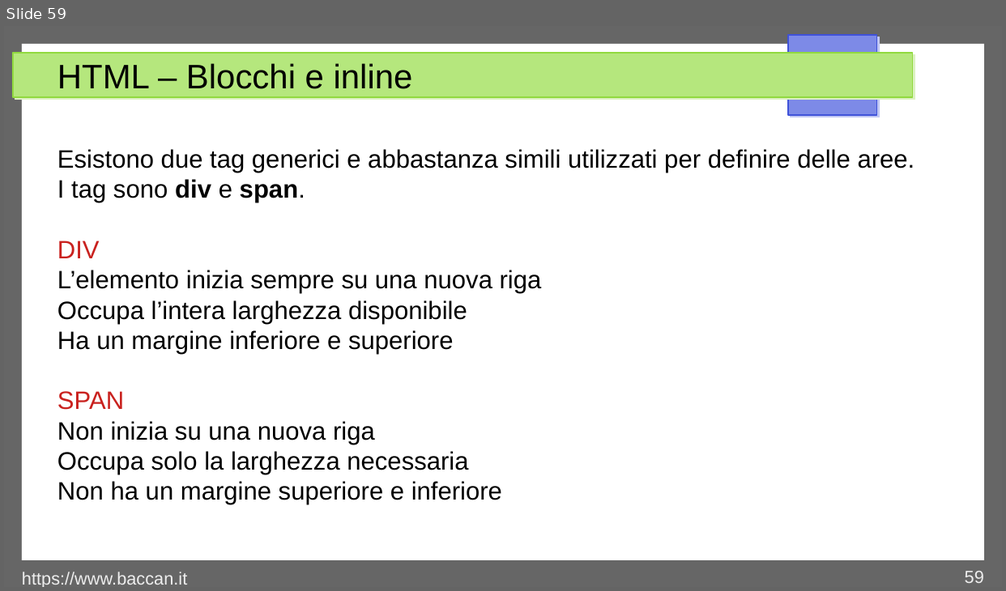
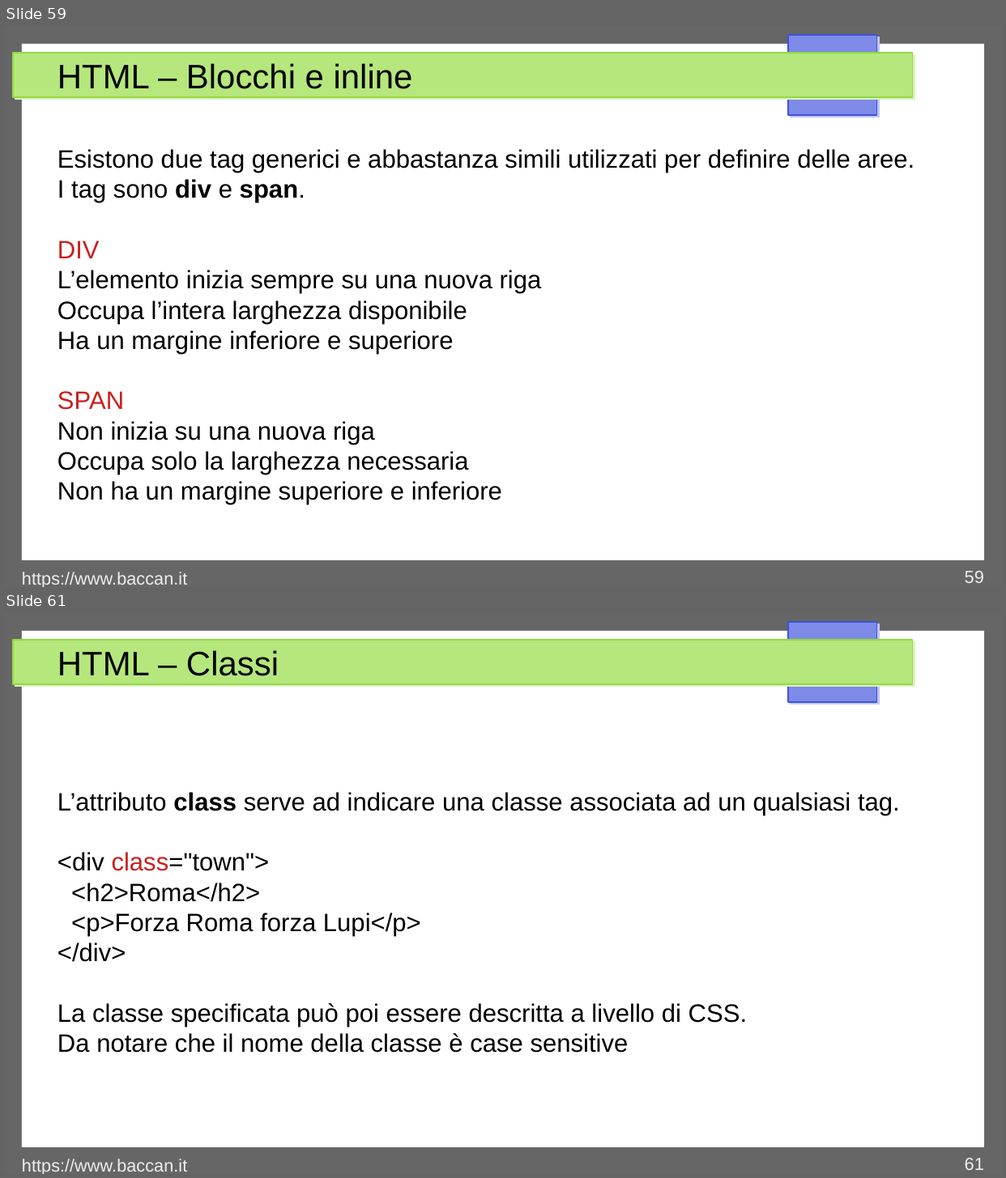
Before and after one commit to matteobaccan/CorsoHTML, a slide deck: Chapter_html.odp. Shown one above the other, each under a label of ours: slide 59 before the commit, slides 59 and 61 after it; the slides between them are not shown. The pictures are 1006x591 and 1006x1178 pixels, drawn with LibreOffice and Linux fonts; fonts in the diff are those of the drawing. Boxes give left, top, right and bottom in pixels: in the first picture for what was removed or moved away, otherwise in the second. Text is boxed around its words. In the diff, an @@ line names an element or a change of style, - is before the commit and + after.

Commit message:
Aggiornamento class, id e iframe

```diff
--- a/Chapter_html.odp
+++ b/Chapter_html.odp
@@ slide 61 added at <box>4,613,1002,1174</box>, background #FFFFFF; not listed: 4 template elements that a slide beside it also shows @@
@@ title added at <box>57,650,279,676</box>, 27 pt, text #000000 @@
+HTML – Classi
@@ text added at <box>57,792,900,1053</box>, 20 pt, text #000000 @@
+L’attributo class serve ad indicare una classe associata ad un qualsiasi tag.
+<div class="town">
+<h2>Roma</h2>
+<p>Forza Roma forza Lupi</p>
+</div>
+La classe specificata può poi essere descritta a livello di CSS.
+Da notare che il nome della classe è case sensitive
@@ text added at <box>22,1159,187,1174</box>, 14 pt, text #EEEEEE @@
+https://www.baccan.it
@@ page number added at <box>965,1158,984,1170</box>, 14 pt, text #EEEEEE @@
+61
```
Also in this commit, not shown: 4 other slides added, 4 other files.
